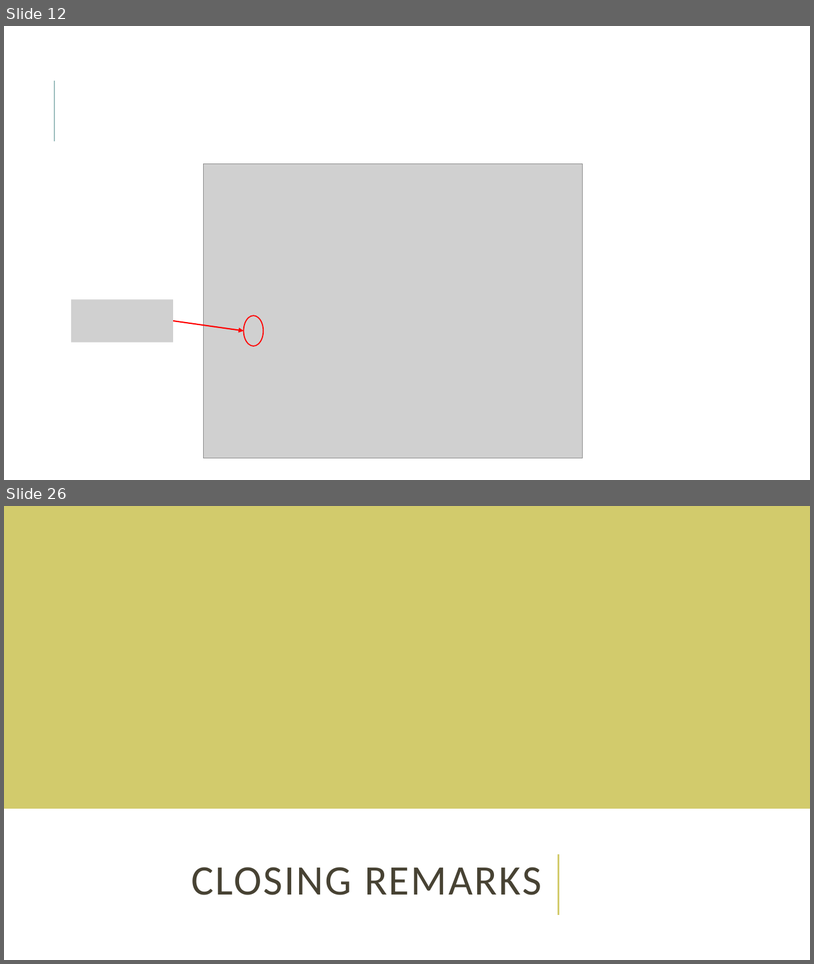
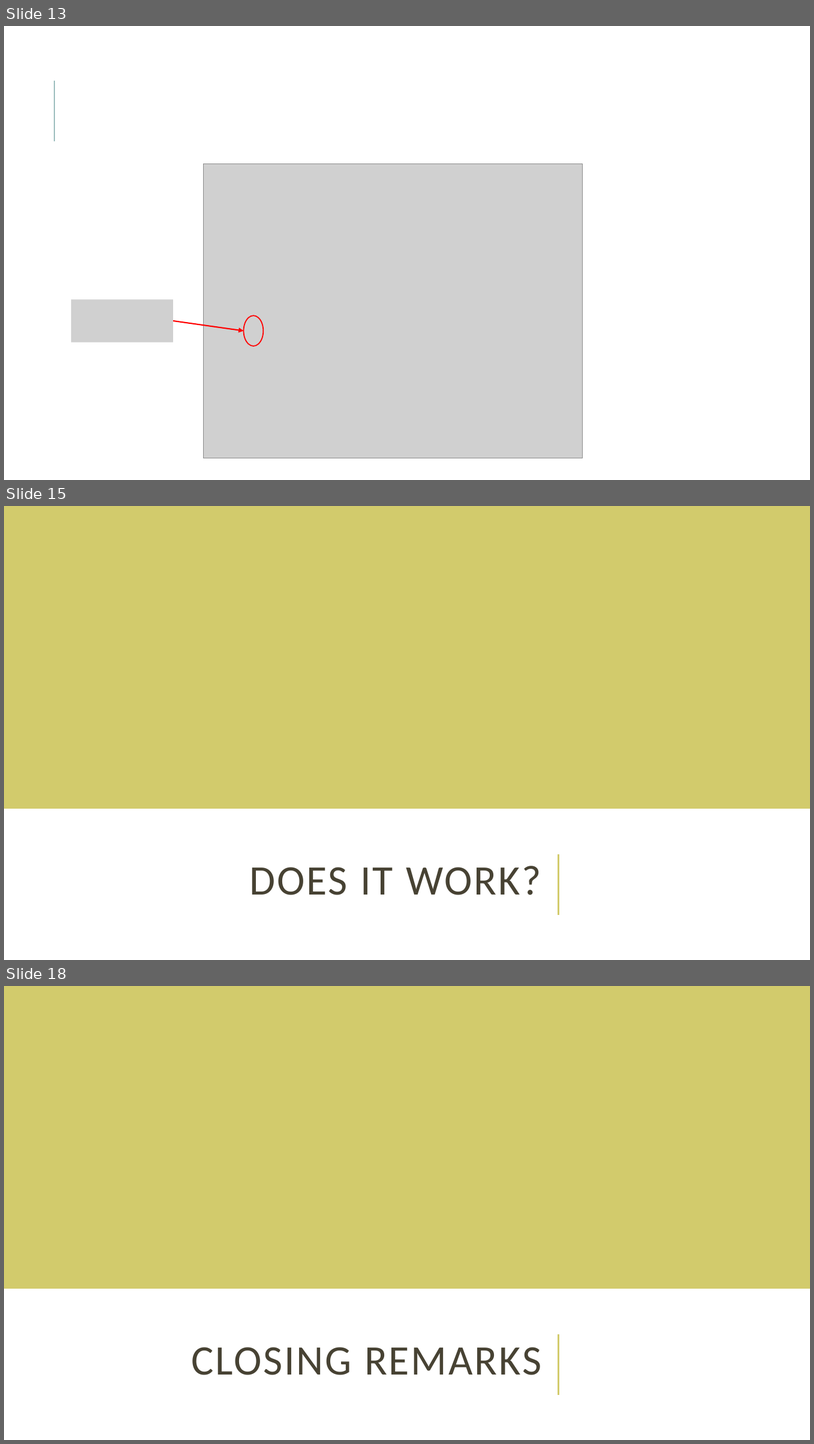
Before and after one commit to ef4s/RoughVol, a slide deck: Volatility Is Rough.pptx. Shown one above the other, each under a label of ours: slides 12 and 26 before the commit, slides 13, 15 and 18 after it; the slides between them are not shown. The pictures are 814x964 and 814x1444 pixels, drawn with LibreOffice and Linux fonts; fonts in the diff are those of the drawing; grey boxes stand for pictures. Boxes give left, top, right and bottom in pixels: in the first picture for what was removed or moved away, otherwise in the second. Text is boxed around its words. In the diff, an @@ line names an element or a change of style, - is before the commit and + after.

```diff
--- a/Volatility Is Rough.pptx
+++ b/Volatility Is Rough.pptx
@@ slide 15 added at (4,506,810,960), background #FFFFFF; not listed: 2 template elements that a slide beside it also shows @@
@@ title added at (250,865,542,895), 50 pt, text #474233 @@
+DOES IT WORK?
@@ what was slide 12 is now slide 13 @@
@@ what was slide 26 is now slide 18 @@
```
Also in this commit, not shown: 8 slides changed, 4 other slides added, 14 slides removed, 7 other files.
